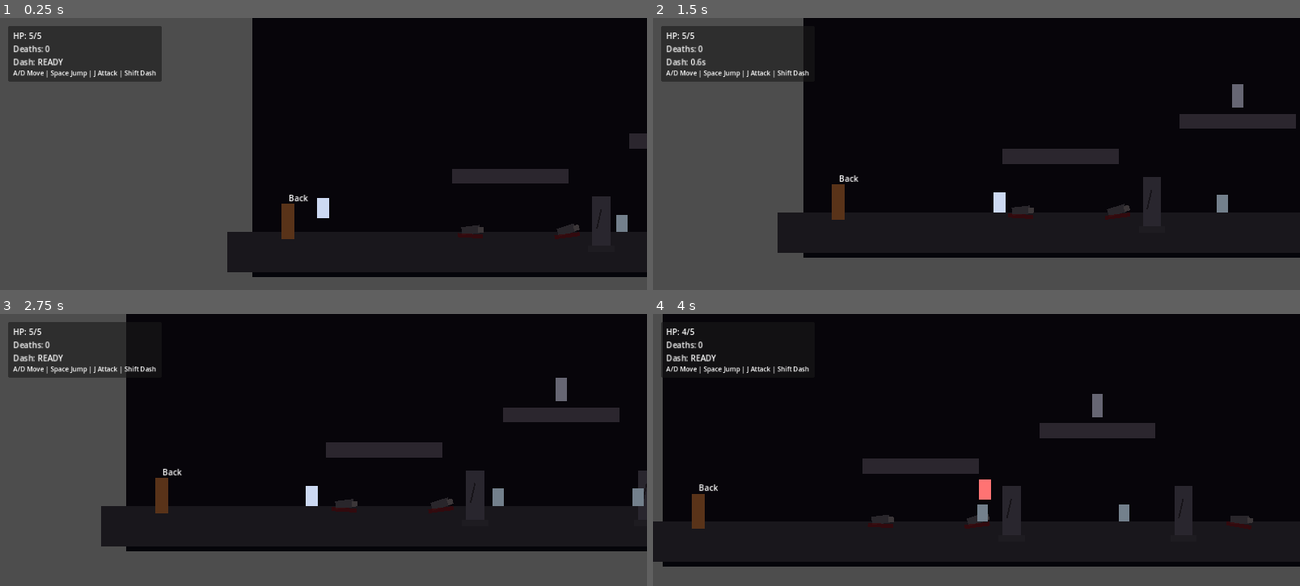
Above: before the commit, frames 1-4 (two rows, left to right).
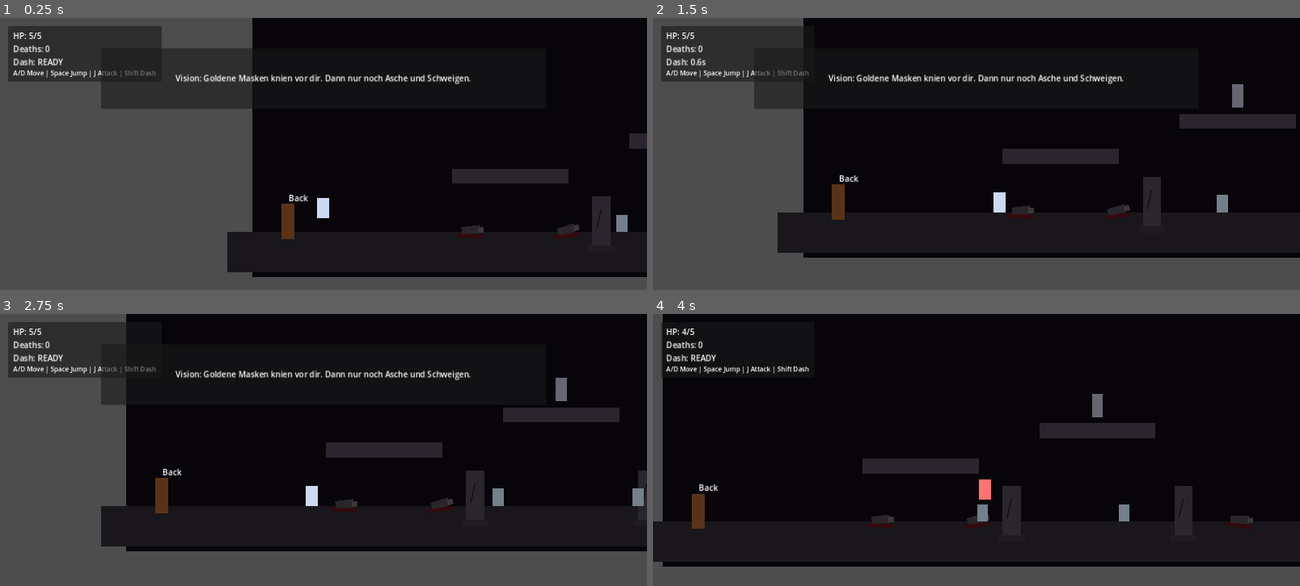
Above: after the commit, the same moments.

Repository: highneken/ProjectDarkness2D
Game: Godot game, scene res://scenes/Room2.tscn
Two runs of this game, one before a commit and one after it. Both use one fixed random seed, a clock stepped at 60 frames per second and the inputs below. This scene is started directly instead of the project's main scene.
Inputs:
- Up to frame 1 (0.25 s): no input
- Up to frame 2 (1.5 s): hold D (move_right) from 0.53 s (still down); tap J (attack) at 0.6 s; tap Space (jump) at 0.77 s; tap Shift (dash) at 1.35 s
- Up to frame 3 (2.75 s): tap Space (jump) at 1.52 s; release D (move_right) at 2.03 s; hold A (move_left) from 2.03 s (still down); tap J (attack) at 2.1 s
- Up to frame 4 (4 s): release A (move_left) at 2.78 s; hold D (move_right) from 2.78 s (still down); tap Shift (dash) at 2.85 s; tap Space (jump) at 3.02, 3.77 s; tap J (attack) at 3.6 s

The runs differ from the first frame. In frame 1, 4.6% of the frame differs, in the area x 15-73%, y 11-34%; in frame 2, 1.7%; in frame 3, 1.3%; in frame 4, nothing differs.

Commit message:
Story vision pass: canon update, vision overlays, and boss arc docs

Diff:
--- a/scenes/Main.tscn
+++ b/scenes/Main.tscn
@@ -9,6 +9,7 @@
 [ext_resource type="PackedScene" path="res://scenes/Door.tscn" id="7_door"]
 [ext_resource type="PackedScene" path="res://scenes/CorpseProp.tscn" id="8_corpse"]
 [ext_resource type="PackedScene" path="res://scenes/PillarProp.tscn" id="9_pillar"]
+[ext_resource type="PackedScene" path="res://scenes/VisionOverlay.tscn" id="10_vo"]
 
 [sub_resource type="RectangleShape2D" id="RectangleShape2D_floor"]
 size = Vector2(1400, 80)
@@ -142,6 +143,9 @@
 
 [node name="HUD" parent="." instance=ExtResource("6_hud")]
 
+[node name="VisionOverlay" parent="." instance=ExtResource("10_vo")]
+intro_text = "Vision: Kalter Stein. Blutgeruch. Ein Flüstern: \"Du warst schon unzählige Male hier.\""
+
 [node name="GameManager" type="Node" parent="."]
 script = ExtResource("2_gm")
 
--- a/scenes/Room2.tscn
+++ b/scenes/Room2.tscn
@@ -9,6 +9,7 @@
 [ext_resource type="PackedScene" path="res://scenes/Door.tscn" id="7_door"]
 [ext_resource type="PackedScene" path="res://scenes/CorpseProp.tscn" id="8_corpse"]
 [ext_resource type="PackedScene" path="res://scenes/PillarProp.tscn" id="9_pillar"]
+[ext_resource type="PackedScene" path="res://scenes/VisionOverlay.tscn" id="10_vo"]
 
 [sub_resource type="RectangleShape2D" id="RectangleShape2D_floor"]
 size = Vector2(1400, 80)
@@ -130,6 +131,9 @@
 
 [node name="HUD" parent="." instance=ExtResource("6_hud")]
 
+[node name="VisionOverlay" parent="." instance=ExtResource("10_vo")]
+intro_text = "Vision: Goldene Masken knien vor dir. Dann nur noch Asche und Schweigen."
+
 [node name="GameManager" type="Node" parent="."]
 script = ExtResource("2_gm")
 
--- /dev/null
+++ b/scenes/VisionOverlay.tscn
@@ -0,0 +1,24 @@
+[gd_scene load_steps=2 format=3 uid="uid://visionoverlay"]
+
+[ext_resource type="Script" path="res://scripts/vision_overlay.gd" id="1_vo"]
+
+[node name="VisionOverlay" type="CanvasLayer"]
+script = ExtResource("1_vo")
+
+[node name="Panel" type="Panel" parent="."]
+visible = false
+offset_left = 200.0
+offset_top = 60.0
+offset_right = 1080.0
+offset_bottom = 180.0
+modulate = Color(1, 1, 1, 0)
+
+[node name="Label" type="Label" parent="Panel"]
+offset_left = 20.0
+offset_top = 18.0
+offset_right = 860.0
+offset_bottom = 102.0
+autowrap_mode = 3
+horizontal_alignment = 1
+vertical_alignment = 1
+text = "Vision..."
--- a/scripts/game_manager.gd
+++ b/scripts/game_manager.gd
@@ -7,6 +7,7 @@
 @onready var main := get_parent()
 @onready var player := main.get_node("Player")
 @onready var spawn_point := main.get_node("SpawnPoint")
+@onready var vision := main.get_node_or_null("VisionOverlay")
 var respawn_pos: Vector2
 
 func _ready() -> void:
@@ -31,4 +32,6 @@
 		if player.has_signal("hp_changed"):
 			player.emit_signal("hp_changed", player.hp, player.max_hp)
 	emit_signal("death_count_changed", death_count)
+	if vision and death_count == 3 and vision.has_method("show_vision"):
+		vision.show_vision("Vision: Dieselben Hallen. Dieselben Knochen. Dieselbe Schuld.", 3.4)
 	print("Deaths:", death_count)
--- /dev/null
+++ b/scripts/vision_overlay.gd
@@ -0,0 +1,21 @@
+extends CanvasLayer
+
+@export_multiline var intro_text: String = ""
+
+@onready var panel: Panel = $Panel
+@onready var label: Label = $Panel/Label
+
+func _ready() -> void:
+	panel.visible = false
+	if intro_text.strip_edges() != "":
+		show_vision(intro_text, 3.2)
+
+func show_vision(text: String, duration: float = 2.8) -> void:
+	label.text = text
+	panel.modulate.a = 0.0
+	panel.visible = true
+	var tw := create_tween()
+	tw.tween_property(panel, "modulate:a", 1.0, 0.25)
+	tw.tween_interval(duration)
+	tw.tween_property(panel, "modulate:a", 0.0, 0.4)
+	tw.tween_callback(func(): panel.visible = false)
Not shown: 1 places in scenes/Main.tscn that only renumber resources
Not shown: 1 places in scenes/Room2.tscn that only renumber resources
Not shown, added: docs/BOSS_ARCS.md
Not shown, changed: docs/ROADMAP.md
Not shown, changed: docs/STORY_LORE.md
